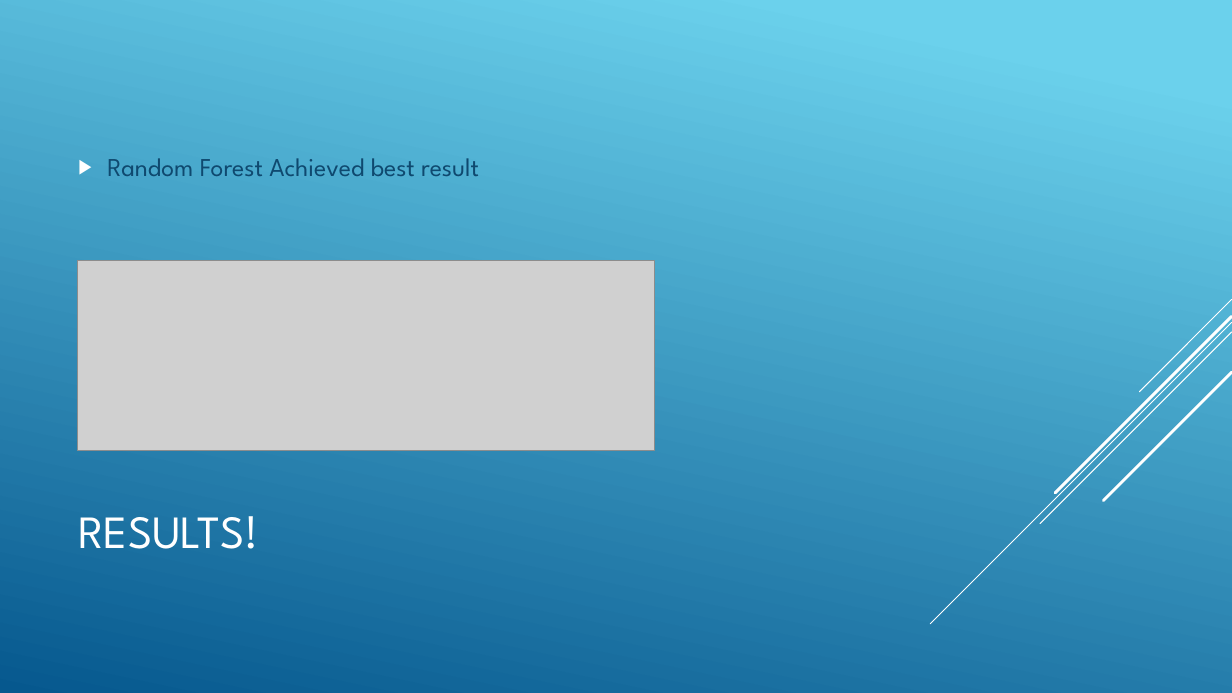
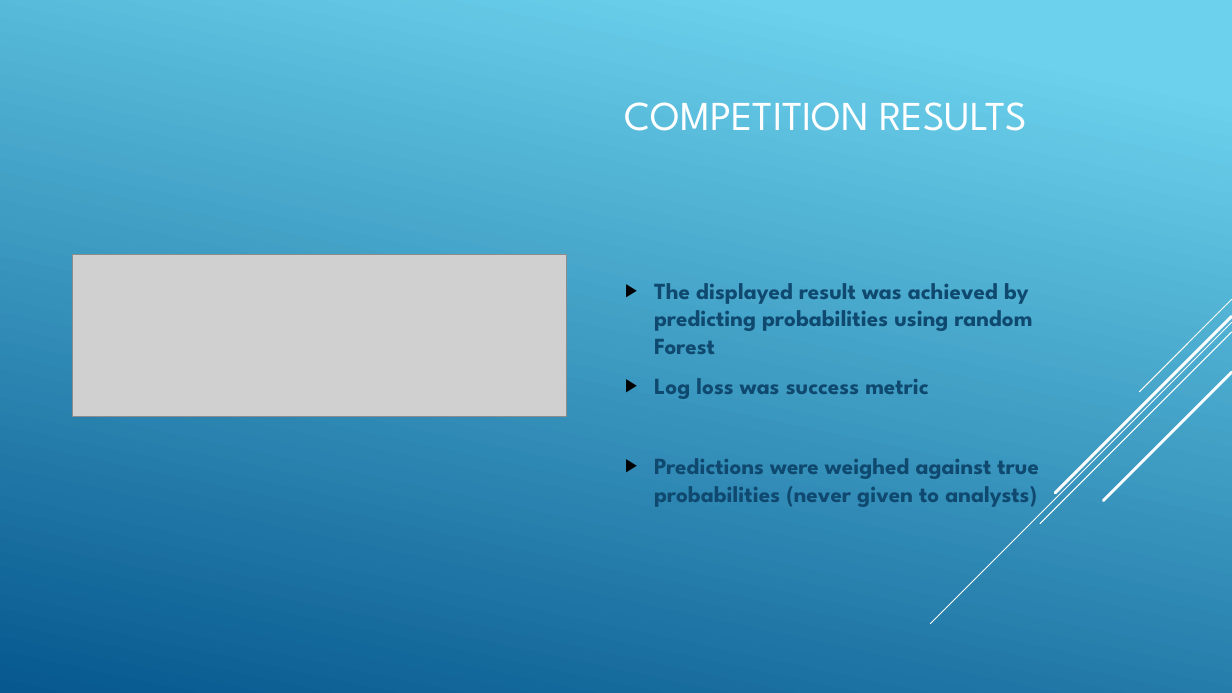
Before and after one commit to wbickelmann/MLProjects, a slide deck: slide 10 of PoveR-T Test_slides.pptx. Drawn at 1232x693 pixels with LibreOffice and Linux fonts; fonts in the diff are those of the drawing; grey boxes stand for pictures. Boxes give left, top, right and bottom in pixels: in the first picture for what was removed or moved away, otherwise in the second. Text is boxed around its words. In the diff, an @@ line names an element or a change of style, - is before the commit and + after.

```diff
--- a/PoveR-T Test_slides.pptx
+++ b/PoveR-T Test_slides.pptx
@@ background gradient #6ED2EB to #06588E to #FFFFFF @@
@@ rectangle added at box(0, 0, 1232, 693), fill gradient #6ED2EB to #06588E @@
@@ title at box(625, 102, 1027, 131): text changed; size 36 to 32 pt @@
-RESULTS!
+COMPETITION RESULTS
@@ text removed at box(107, 158, 479, 176) @@
-▶ Random Forest Achieved best result
@@ picture: place and size @@
-picture at box(77, 261, 654, 450)
+picture at box(72, 254, 566, 416)
@@ text added at box(654, 283, 1039, 507), 18 pt, text #0F496F, bold @@
+▶ The displayed result was achieved by predicting probabilities using random Forest
+▶ Log loss was success metric
+▶ Predictions were weighed against true probabilities (never given to analysts)
@@ line (1232, 323) - (931, 624): stroke #FFFFFF 0.75 pt to #000000 0.75 pt @@
@@ line added from (1232, 323) to (931, 624), #FFFFFF 0.75 pt @@
```
Also in this commit, not shown: 8 slides added, 8 slides removed, 8 other files.
